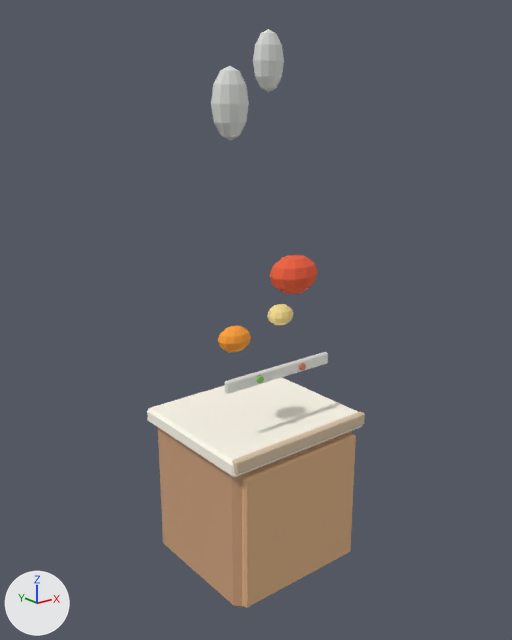
A saved change to the Blender file assets/blender/equipment/kitchen_equipment.blend.
Camera for both pictures: a 50 mm lens placed at (-1.69, -2.12, 1.95), pointed at (0.0, -0.01, 1.11). The lights are fixed; the arrows at lower left show +X, +Y and +Z. The older version comes first. The same objects are shown in both versions, whatever each file hides.

Names of what the first picture shows: 'a1_stove_industrial:state-active:steam-a', 'a1_stove_industrial:state-active:steam-b', 'a4_fryer:state-active:produce', 'a5_kettle:state-active:bubble-a', 'a8_coffee_machine:cabinet', 'a8_coffee_machine:cabinet-front', 'a8_coffee_machine:control-strip', 'a8_coffee_machine:control:0', 'a8_coffee_machine:control:1', 'a8_coffee_machine:countertop', 'a8_coffee_machine:countertop-edge' and 1 more.
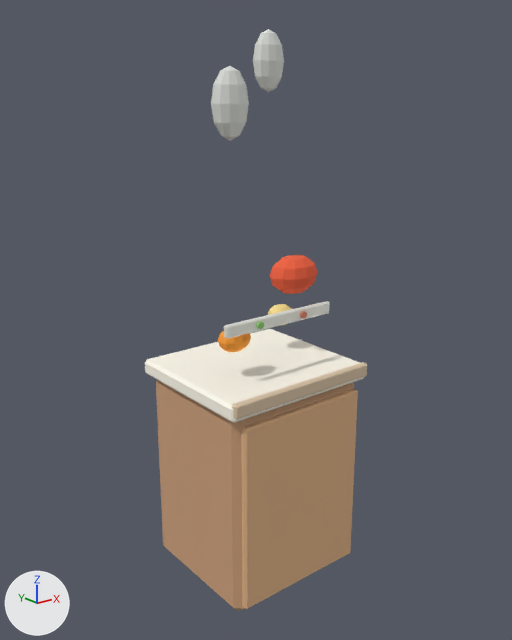
Edits to the scene script, one JSON object a line:
```json
{"block": "me_cube_266", "where": "# used by ob_a8_coffee_machine_cabinet; parent = ob_a8_coffee_machine_root; location = (0.0, 0.0, 0.58)"}
{"block": "me_cube_266", "where": "# before: 0 (-0.52, -0.48, -0.52), 1 (-0.52, -0.48, 0.52), 2 (-0.52, 0.48, -0.52), 3 (-0.52, 0.48, 0.52), 4 (0.52, -0.48, -0.52)"}
{"block": "me_cube_266", "where": "# before: 5 (0.52, -0.48, 0.52), 6 (0.52, 0.48, -0.52), 7 (0.52, 0.48, 0.52)"}
{"op": "remove", "block": "me_cube_266", "code": "me_cube_266.from_pydata(...)  # 8 vertices, 6 faces; spans x -0.52..0.52, y -0.48..0.48, z -0.52..0.52"}
{"op": "add", "block": "me_cube_266", "code": "me_cube_266.from_pydata(...)  # 8 vertices, 6 faces; spans x -0.52..0.52, y -0.48..0.48, z -0.7..0.7"}
{"block": "me_cube_266", "change": "me_cube_266 part 1"}
{"op": "add", "block": "me_cube_266", "code": "for i in [0, 2, 4, 6]: me_cube_266.vertices[i].co += Vector((0.0, 0.0, -0.18))"}
{"op": "add", "block": "me_cube_266", "code": "for i in [1, 3, 5, 7]: me_cube_266.vertices[i].co += Vector((0.0, 0.0, 0.18))"}
{"block": "me_cube_267", "where": "# used by ob_a8_coffee_machine_cabinet_front; parent = ob_a8_coffee_machine_root; location = (0.0, -0.495, 0.58)"}
{"op": "remove", "block": "me_cube_267", "code": "me_cube_267.from_pydata(...)  # 8 vertices, 6 faces; spans x -0.485..0.485, y -0.025..0.025, z -0.47..0.47"}
{"op": "add", "block": "me_cube_267", "code": "me_cube_267.from_pydata(...)  # 8 vertices, 6 faces; spans x -0.485..0.485, y -0.025..0.025, z -0.64..0.64"}
{"block": "me_cube_267", "change": "me_cube_267 part 2: the whole mesh is scaled about its middle by (1, 1, 1.36)"}
{"op": "set", "path": "ob_a8_coffee_machine_cabinet.location", "old": "(0.0, 0.0, 0.58)", "new": "(0.0, 0.0, 0.74)"}
{"op": "set", "path": "ob_a8_coffee_machine_cabinet_front.location", "old": "(0.0, -0.495, 0.58)", "new": "(0.0, -0.495, 0.74)"}
{"op": "set", "path": "ob_a8_coffee_machine_countertop.location", "old": "(0.0, 0.0, 1.13)", "new": "(0.0, 0.0, 1.49)"}
{"op": "set", "path": "ob_a8_coffee_machine_countertop_edge.location", "old": "(0.0, -0.5, 1.15)", "new": "(0.0, -0.5, 1.51)"}
{"op": "set", "path": "ob_a8_coffee_machine_control_strip.location", "old": "(0.0, -0.257, 1.55)", "new": "(0.0, -0.257, 1.91)"}
{"op": "set", "path": "ob_a8_coffee_machine_control_0.location", "old": "(-0.18, -0.282, 1.55)", "new": "(-0.18, -0.282, 1.91)"}
{"op": "set", "path": "ob_a8_coffee_machine_control_1.location", "old": "(0.18, -0.282, 1.55)", "new": "(0.18, -0.282, 1.91)"}
```

Where the change shows, as pixel boxes [x1, y1, x2, y2] in the pictures (512 x 640 px):
```json
{"object": "a8_coffee_machine:cabinet-front", "change": "mesh rescaled, moved", "before": [242, 434, 356, 608], "after": [241, 389, 358, 609], "on screen": "26% taller"}
{"object": "a8_coffee_machine:countertop", "change": "moved", "before": [147, 378, 363, 478], "after": [145, 329, 365, 423]}
{"object": "a8_coffee_machine:cabinet", "change": "reshaped, moved", "before": [158, 428, 352, 608], "after": [156, 380, 354, 611], "on screen": "28% taller"}
{"object": "a8_coffee_machine:countertop-edge", "change": "moved", "before": [232, 411, 365, 475], "after": [232, 362, 367, 420]}
{"object": "a8_coffee_machine:control-strip", "change": "moved", "before": [225, 352, 328, 394], "after": [224, 301, 329, 339]}
{"object": "a8_coffee_machine:control:0", "change": "moved", "before": [256, 376, 264, 384], "after": [256, 321, 264, 329]}
{"object": "a8_coffee_machine:control:1", "change": "moved", "before": [299, 363, 306, 370], "after": [300, 311, 307, 319]}
```
